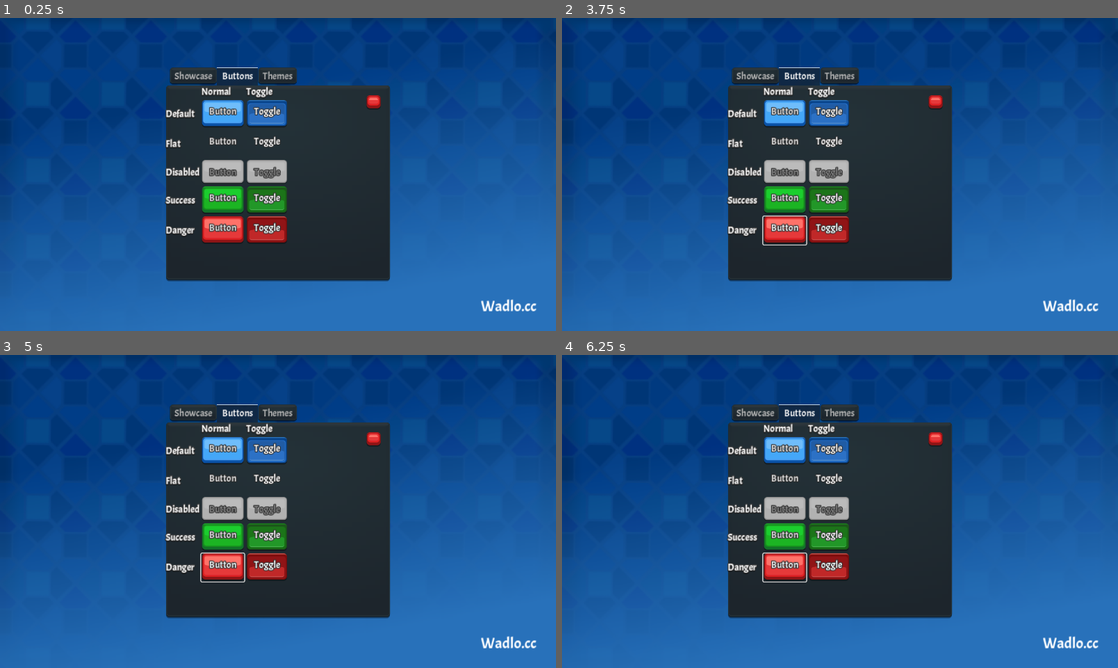
Above: before the commit, frames 1-4 (two rows, left to right).
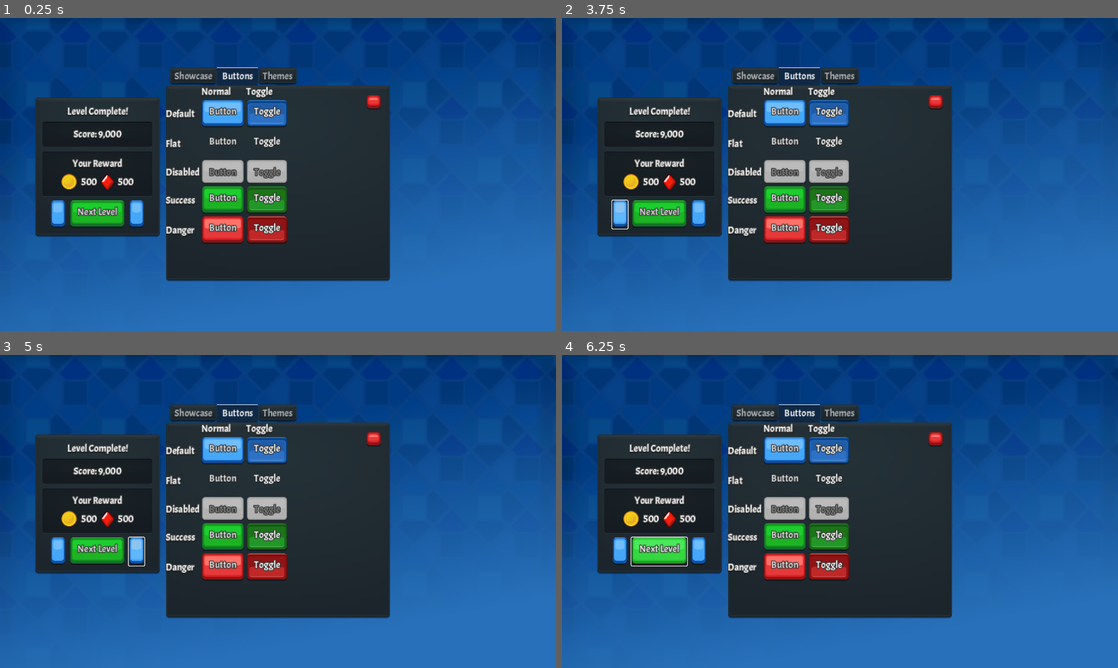
Above: after the commit, the same moments.

Repository: wadlo/Themey
Game: Godot game, scene res://example-scene.tscn
Two runs of this game, one before a commit and one after it. Both use one fixed random seed, a clock stepped at 60 frames per second and the inputs below.
Inputs (mouse positions are in pixels of both pictures, inside the frame that each line leads up to):
- Up to frame 1 (0.25 s): no input
- Up to frame 2 (3.75 s): click "Button" at 0.5 s; click "Button" at 1.25 s; click "Button" at 2 s; click "Button" at 2.75 s; click (617, 215) at 3.52 s
- Up to frame 3 (5 s): click (139, 552) at 4.27 s
- Up to frame 4 (6.25 s): click (656, 552) at 5 s, where only the run after the commit has a clickable "Next Level"; click (656, 552) at 5.75 s, where only the run after the commit has a clickable "Next Level"

The runs differ from the first frame. In frame 1, 10% of the frame differs, in the area x 6-97%, y 25-94%; in frame 2, 10%; in frame 3, 10%; in frame 4, 10%.

Commit message:
First pass on "Level complete" screen

Diff:
--- a/example-scene.tscn
+++ b/example-scene.tscn
@@ -1,9 +1,11 @@
-[gd_scene load_steps=6 format=3 uid="uid://qxg03et7qjqr"]
+[gd_scene load_steps=8 format=3 uid="uid://qxg03et7qjqr"]
 
 [ext_resource type="Theme" uid="uid://c42r8558dvmyi" path="res://themes/clashy/clashy.tres" id="1_g367q"]
 [ext_resource type="Texture2D" uid="uid://cxlcmxh70utbx" path="res://themes/clashy/graphics/background.png" id="2_s3qpa"]
 [ext_resource type="Texture2D" uid="uid://mta7kf22opvb" path="res://themes/clashy/graphics/black-fade-outline.svg" id="3_f6ykc"]
 [ext_resource type="Texture2D" uid="uid://d1x5oc5fssc3w" path="res://example_scene/graphics/upward_fade.svg" id="4_b4ixp"]
+[ext_resource type="Texture2D" uid="uid://d040604pwh8w5" path="res://themes/clashy/graphics/coin.svg" id="5_iuwhk"]
+[ext_resource type="Texture2D" uid="uid://d388p8y56v4ip" path="res://themes/clashy/graphics/gem.svg" id="6_6h4kp"]
 
 [sub_resource type="StyleBoxEmpty" id="StyleBoxEmpty_mpbc6"]
 
@@ -68,6 +70,7 @@
 clip_tabs = false
 
 [node name="Showcase" type="Panel" parent="CanvasLayer/Control/PanelContainer"]
+visible = false
 custom_minimum_size = Vector2(200, 200)
 layout_mode = 2
 
@@ -130,7 +133,6 @@
 text = "Danger Toggle"
 
 [node name="Buttons" type="Panel" parent="CanvasLayer/Control/PanelContainer"]
-visible = false
 custom_minimum_size = Vector2(200, 200)
 layout_mode = 2
 
@@ -267,16 +269,88 @@
 layout_mode = 2
 text = "Clashy"
 
-[node name="RichTextLabel" type="RichTextLabel" parent="CanvasLayer/Control"]
-layout_mode = 1
-anchors_preset = 3
-anchor_left = 1.0
-anchor_top = 1.0
-anchor_right = 1.0
-anchor_bottom = 1.0
-offset_left = -156.0
-offset_top = -73.0
-grow_horizontal = 0
-grow_vertical = 0
-theme_override_font_sizes/normal_font_size = 32
-text = "Wadlo.cc"
+[node name="Panel" type="Panel" parent="CanvasLayer/Control"]
+layout_mode = 0
+offset_left = 72.0
+offset_top = 164.0
+offset_right = 332.0
+offset_bottom = 454.0
+
+[node name="MarginContainer" type="MarginContainer" parent="CanvasLayer/Control/Panel"]
+layout_mode = 1
+anchors_preset = 15
+anchor_right = 1.0
+anchor_bottom = 1.0
+grow_horizontal = 2
+grow_vertical = 2
+
+[node name="VBoxContainer" type="VBoxContainer" parent="CanvasLayer/Control/Panel/MarginContainer"]
+layout_mode = 2
+
+[node name="Label" type="Label" parent="CanvasLayer/Control/Panel/MarginContainer/VBoxContainer"]
+layout_mode = 2
+text = "Level Complete!"
+horizontal_alignment = 1
+
+[node name="Panel" type="PanelContainer" parent="CanvasLayer/Control/Panel/MarginContainer/VBoxContainer"]
+layout_mode = 2
+theme_type_variation = &"PanelEmbedded"
+
+[node name="Label2" type="Label" parent="CanvasLayer/Control/Panel/MarginContainer/VBoxContainer/Panel"]
+layout_mode = 2
+text = "Score: 9,000"
+horizontal_alignment = 1
+
+[node name="Panel4" type="PanelContainer" parent="CanvasLayer/Control/Panel/MarginContainer/VBoxContainer"]
+layout_mode = 2
+theme_type_variation = &"PanelEmbedded"
+
+[node name="VBoxContainer" type="VBoxContainer" parent="CanvasLayer/Control/Panel/MarginContainer/VBoxContainer/Panel4"]
+layout_mode = 2
+
+[node name="Label2" type="Label" parent="CanvasLayer/Control/Panel/MarginContainer/VBoxContainer/Panel4/VBoxContainer"]
+layout_mode = 2
+text = "Your Reward"
+horizontal_alignment = 1
+autowrap_mode = 2
+
+[node name="HBoxContainer" type="HBoxContainer" parent="CanvasLayer/Control/Panel/MarginContainer/VBoxContainer/Panel4/VBoxContainer"]
+layout_mode = 2
+alignment = 1
+
+[node name="HBoxContainer" type="HBoxContainer" parent="CanvasLayer/Control/Panel/MarginContainer/VBoxContainer/Panel4/VBoxContainer/HBoxContainer"]
+layout_mode = 2
+
+[node name="TextureRect" type="TextureRect" parent="CanvasLayer/Control/Panel/MarginContainer/VBoxContainer/Panel4/VBoxContainer/HBoxContainer/HBoxContainer"]
+layout_mode = 2
+texture = ExtResource("5_iuwhk")
+
+[node name="Label" type="Label" parent="CanvasLayer/Control/Panel/MarginContainer/VBoxContainer/Panel4/VBoxContainer/HBoxContainer/HBoxContainer"]
+layout_mode = 2
+text = "500"
+
+[node name="HBoxContainer2" type="HBoxContainer" parent="CanvasLayer/Control/Panel/MarginContainer/VBoxContainer/Panel4/VBoxContainer/HBoxContainer"]
+layout_mode = 2
+
+[node name="TextureRect" type="TextureRect" parent="CanvasLayer/Control/Panel/MarginContainer/VBoxContainer/Panel4/VBoxContainer/HBoxContainer/HBoxContainer2"]
+layout_mode = 2
+texture = ExtResource("6_6h4kp")
+
+[node name="Label" type="Label" parent="CanvasLayer/Control/Panel/MarginContainer/VBoxContainer/Panel4/VBoxContainer/HBoxContainer/HBoxContainer2"]
+layout_mode = 2
+text = "500"
+
+[node name="HBoxContainer" type="HBoxContainer" parent="CanvasLayer/Control/Panel/MarginContainer/VBoxContainer"]
+layout_mode = 2
+alignment = 1
+
+[node name="Button" type="Button" parent="CanvasLayer/Control/Panel/MarginContainer/VBoxContainer/HBoxContainer"]
+layout_mode = 2
+
+[node name="Button2" type="Button" parent="CanvasLayer/Control/Panel/MarginContainer/VBoxContainer/HBoxContainer"]
+layout_mode = 2
+theme_type_variation = &"SuccessButton"
+text = "Next Level"
+
+[node name="Button3" type="Button" parent="CanvasLayer/Control/Panel/MarginContainer/VBoxContainer/HBoxContainer"]
+layout_mode = 2
--- a/themes/clashy/clashy.tres
+++ b/themes/clashy/clashy.tres
@@ -97,6 +97,7 @@
 DangerButton/styles/hover = ExtResource("4_5o5bk")
 DangerButton/styles/normal = ExtResource("5_7gjrq")
 DangerButton/styles/pressed = ExtResource("6_n2fyu")
+HBoxContainer/constants/separation = 8
 Label/colors/font_outline_color = Color(0.262932, 0.262932, 0.262932, 1)
 Label/colors/font_shadow_color = Color(0, 0, 0, 1)
 Label/constants/outline_size = 6
@@ -105,7 +106,18 @@
 Label/constants/shadow_outline_size = 5
 Label/font_sizes/font_size = 20
 Label/fonts/font = ExtResource("2_1eokn")
+MarginContainer/constants/margin_bottom = 16
+MarginContainer/constants/margin_left = 16
+MarginContainer/constants/margin_right = 16
+MarginContainer/constants/margin_top = 16
 Panel/styles/panel = ExtResource("19_5lore")
+PanelContainer/styles/panel = ExtResource("19_5lore")
+PanelContainerEmbedded/base_type = &"PanelContainer"
+PanelContainerEmbedded/styles/panel = ExtResource("20_dco20")
+PanelContainerEmbeddedLight/base_type = &"PanelContainer"
+PanelContainerEmbeddedLight/styles/panel = ExtResource("22_q1gtm")
+PanelContainerLight/base_type = &"PanelContainer"
+PanelContainerLight/styles/panel = ExtResource("20_ifjm7")
 PanelEmbedded/base_type = &"Panel"
 PanelEmbedded/styles/panel = ExtResource("20_dco20")
 PanelLight/base_type = &"Panel"
@@ -118,3 +130,4 @@
 SuccessButton/styles/pressed = ExtResource("11_17f1f")
 TabContainer/styles/panel = ExtResource("20_dco20")
 TabContainer/styles/tab_unselected = SubResource("StyleBoxTexture_ml68f")
+VBoxContainer/constants/separation = 8
--- /dev/null
+++ b/themes/clashy/graphics/coin.svg
@@ -0,0 +1,110 @@
+<?xml version="1.0" encoding="UTF-8" standalone="no"?>
+<!-- Created with Inkscape (http://www.inkscape.org/) -->
+
+<svg
+   width="8.6192627mm"
+   height="8.6192598mm"
+   viewBox="0 0 8.6192629 8.6192598"
+   version="1.1"
+   id="svg1"
+   inkscape:version="1.2.2 (732a01da63, 2022-12-09)"
+   sodipodi:docname="graphics.svg"
+   xml:space="preserve"
+   xmlns:inkscape="http://www.inkscape.org/namespaces/inkscape"
+   xmlns:sodipodi="http://sodipodi.sourceforge.net/DTD/sodipodi-0.dtd"
+   xmlns:xlink="http://www.w3.org/1999/xlink"
+   xmlns="http://www.w3.org/2000/svg"
+   xmlns:svg="http://www.w3.org/2000/svg"><sodipodi:namedview
+     id="namedview1"
+     pagecolor="#ffffff"
+     bordercolor="#000000"
+     borderopacity="0.25"
+     inkscape:showpageshadow="2"
+     inkscape:pageopacity="0.0"
+     inkscape:pagecheckerboard="0"
+     inkscape:deskcolor="#d1d1d1"
+     inkscape:document-units="mm"
+     inkscape:zoom="2"
+     inkscape:cx="486.25"
+     inkscape:cy="152"
+     inkscape:window-width="1920"
+     inkscape:window-height="1009"
+     inkscape:window-x="-8"
+     inkscape:window-y="-8"
+     inkscape:window-maximized="1"
+     inkscape:current-layer="layer1"
+     showgrid="false"
+     showguides="false" /><defs
+     id="defs1"><linearGradient
+       inkscape:collect="always"
+       id="linearGradient10008"><stop
+         style="stop-color:#381c00;stop-opacity:1;"
+         offset="0"
+         id="stop10004" /><stop
+         style="stop-color:#d27516;stop-opacity:1;"
+         offset="1"
+         id="stop10006" /></linearGradient><linearGradient
+       inkscape:collect="always"
+       id="linearGradient7591"><stop
+         style="stop-color:#f4d312;stop-opacity:1;"
+         offset="0"
+         id="stop7587" /><stop
+         style="stop-color:#f4d312;stop-opacity:0;"
+         offset="1"
+         id="stop7589" /></linearGradient><linearGradient
+       inkscape:collect="always"
+       xlink:href="#linearGradient7591"
+       id="linearGradient7593"
+       x1="-34.05088"
+       y1="220.69254"
+       x2="-33.887714"
+       y2="225.72839"
+       gradientUnits="userSpaceOnUse" /><filter
+       inkscape:collect="always"
+       style="color-interpolation-filters:sRGB"
+       id="filter7647"
+       x="-0.05722864"
+       y="-0.074681342"
+       width="1.1144572"
+       height="1.1493627"><feGaussianBlur
+         inkscape:collect="always"
+         stdDeviation="0.12763861"
+         id="feGaussianBlur7649" /></filter><linearGradient
+       inkscape:collect="always"
+       xlink:href="#linearGradient10008"
+       id="linearGradient10010"
+       x1="107.203"
+       y1="204.96237"
+       x2="100.80121"
+       y2="197.25238"
+       gradientUnits="userSpaceOnUse" /></defs><g
+     inkscape:label="Layer 1"
+     inkscape:groupmode="layer"
+     id="layer1"
+     transform="translate(-243.50217,-115.27169)"><g
+       id="g7666"
+       transform="matrix(0.9038995,0,0,0.9038995,153.28986,-61.708429)"><circle
+         style="fill:#e9b022;fill-opacity:1;stroke:url(#linearGradient10010);stroke-width:0.484567;stroke-linecap:round;stroke-linejoin:round;stroke-miterlimit:8.1;stroke-dasharray:none;stroke-opacity:1;paint-order:markers fill stroke;stop-color:#000000"
+         id="path5120"
+         cx="104.57129"
+         cy="200.56406"
+         r="4.5255332" /><ellipse
+         style="fill:#f4d312;fill-opacity:1;stroke:none;stroke-width:0.487969;stroke-linecap:round;stroke-linejoin:round;stroke-miterlimit:8.1;stroke-dasharray:none;stroke-opacity:1;paint-order:markers fill stroke;stop-color:#000000"
+         id="path7186"
+         cx="104.30388"
+         cy="200.58464"
+         rx="3.9546018"
+         ry="4.1603079" /><path
+         id="path7186-0-7"
+         style="fill:#e9b022;stroke-width:0.376285;stroke-linecap:round;stroke-linejoin:round;stroke-miterlimit:8.1;paint-order:markers fill stroke;stop-color:#000000"
+         d="m 107.52699,200.59564 a 3.049495,3.2081203 0 0 1 -3.04949,3.20812 3.049495,3.2081203 0 0 1 -3.0495,-3.20812 3.049495,3.2081203 0 0 1 3.0495,-3.20812 3.049495,3.2081203 0 0 1 3.04949,3.20812 z" /><path
+         id="path7186-0"
+         style="fill:#d7ac41;fill-opacity:1;stroke-width:0.376285;stroke-linecap:round;stroke-linejoin:round;stroke-miterlimit:8.1;paint-order:markers fill stroke;stop-color:#000000"
+         d="m 104.2834,197.43846 a 3.049495,3.2081203 0 0 0 -3.04943,3.20808 3.049495,3.2081203 0 0 0 3.04943,3.20807 3.049495,3.2081203 0 0 0 0.16433,-0.007 3.049495,3.2081203 0 0 1 -2.88458,-3.20135 3.049495,3.2081203 0 0 1 2.88458,-3.20188 3.049495,3.2081203 0 0 0 -0.16433,-0.006 z" /><ellipse
+         style="fill:url(#linearGradient7593);fill-opacity:1;stroke:none;stroke-width:0.485;stroke-linecap:round;stroke-linejoin:round;stroke-miterlimit:8.1;stroke-dasharray:none;stroke-opacity:1;paint-order:markers fill stroke;filter:url(#filter7647);stop-color:#000000"
+         id="path7516"
+         cx="-33.833565"
+         cy="222.67921"
+         rx="2.676393"
+         ry="2.0509317"
+         transform="rotate(-36.13393)" /></g></g></svg>
--- /dev/null
+++ b/themes/clashy/graphics/gem.svg
@@ -0,0 +1,87 @@
+<?xml version="1.0" encoding="UTF-8" standalone="no"?>
+<!-- Created with Inkscape (http://www.inkscape.org/) -->
+
+<svg
+   width="7.1804194mm"
+   height="8.1141901mm"
+   viewBox="0 0 7.1804196 8.11419"
+   version="1.1"
+   id="svg1"
+   inkscape:version="1.2.2 (732a01da63, 2022-12-09)"
+   sodipodi:docname="graphics.svg"
+   xml:space="preserve"
+   xmlns:inkscape="http://www.inkscape.org/namespaces/inkscape"
+   xmlns:sodipodi="http://sodipodi.sourceforge.net/DTD/sodipodi-0.dtd"
+   xmlns:xlink="http://www.w3.org/1999/xlink"
+   xmlns="http://www.w3.org/2000/svg"
+   xmlns:svg="http://www.w3.org/2000/svg"><sodipodi:namedview
+     id="namedview1"
+     pagecolor="#ffffff"
+     bordercolor="#000000"
+     borderopacity="0.25"
+     inkscape:showpageshadow="2"
+     inkscape:pageopacity="0.0"
+     inkscape:pagecheckerboard="0"
+     inkscape:deskcolor="#d1d1d1"
+     inkscape:document-units="mm"
+     inkscape:zoom="2"
+     inkscape:cx="486.25"
+     inkscape:cy="152"
+     inkscape:window-width="1920"
+     inkscape:window-height="1009"
+     inkscape:window-x="-8"
+     inkscape:window-y="-8"
+     inkscape:window-maximized="1"
+     inkscape:current-layer="layer1"
+     showgrid="false"
+     showguides="false" /><defs
+     id="defs1"><linearGradient
+       inkscape:collect="always"
+       id="linearGradient10000"><stop
+         style="stop-color:#350000;stop-opacity:1;"
+         offset="0"
+         id="stop9996" /><stop
+         style="stop-color:#b50000;stop-opacity:1;"
+         offset="1"
+         id="stop9998" /></linearGradient><linearGradient
+       inkscape:collect="always"
+       xlink:href="#linearGradient10000"
+       id="linearGradient10002"
+       x1="255.10399"
+       y1="117.53705"
+       x2="259.80347"
+       y2="121.84009"
+       gradientUnits="userSpaceOnUse" /></defs><g
+     inkscape:label="Layer 1"
+     inkscape:groupmode="layer"
+     id="layer1"
+     transform="translate(-254.0623,-115.51454)"><g
+       id="g10018"
+       inkscape:export-filename="themes\clashy\graphics\gem.svg"
+       inkscape:export-xdpi="96"
+       inkscape:export-ydpi="96"
+       transform="matrix(1.0662806,0,0,0.99698351,-16.852938,0.36068627)"><path
+         id="path8589-4-5"
+         style="color:#000000;fill:#fc1d0c;fill-opacity:1;stroke:url(#linearGradient10002);stroke-width:0.72;stroke-linecap:round;stroke-linejoin:round;stroke-miterlimit:8.1;stroke-dasharray:none;stroke-opacity:1;paint-order:markers fill stroke"
+         d="m 257.43553,123.28097 c 0.003,-8.6e-4 0.007,-8.6e-4 0.0118,-0.002 l -0.0347,-0.003 c 0.007,0.002 0.0152,0.003 0.0231,0.005 z m 0.0771,-0.003 c 0.0773,-0.0135 0.15211,-0.0388 0.21847,-0.0873 0.009,-0.007 0.0176,-0.0118 0.0251,-0.0201 1.1191,-1.12395 1.95916,-2.27276 2.64039,-3.34172 v -0.002 c 0.0662,-0.14857 0.0696,-0.32196 0.007,-0.47278 -0.71234,-1.08736 -1.55936,-2.20643 -2.67165,-3.38104 -0.1126,-0.0831 -0.24609,-0.11346 -0.38044,-0.11059 -0.0707,0.0176 -0.13844,0.047 -0.19982,0.0922 -1.08431,1.0882 -1.94853,2.1869 -2.67164,3.38106 -0.0618,0.15077 -0.0586,0.32424 0.007,0.47277 v 0.002 c 0.69131,1.14907 1.65678,2.1845 2.64038,3.34169 0.007,0.007 0.0152,0.0118 0.0251,0.0201 0.10045,0.0733 0.2204,0.0937 0.33957,0.10146 0.005,-8.6e-4 0.0118,-0.003 0.0191,-0.003 l -0.003,0.007 c 8.6e-4,0 0.002,3.4e-4 0.003,5.1e-4 z"
+         sodipodi:nodetypes="cccccccccccccccccccccccc" /><path
+         style="fill:#e01a0b;fill-opacity:1;stroke:none;stroke-width:0.264583px;stroke-linecap:butt;stroke-linejoin:miter;stroke-opacity:1"
+         d="m 260.19612,119.59143 -1.0914,-0.009 c 0,0 -0.35553,-0.78548 -0.66146,-1.13274 -0.30592,-0.34727 -0.97565,-0.93431 -0.97565,-0.93431 l -0.0268,-1.56795 c 0.2964,0.0219 0.84643,0.75463 1.55683,1.65063 0.70478,0.88892 1.28984,1.63711 1.36425,1.89342 z"
+         id="path8704-6"
+         sodipodi:nodetypes="ccsccscc" /><path
+         style="fill:#ffe6e4;fill-opacity:0.901961;stroke:none;stroke-width:0.264583px;stroke-linecap:butt;stroke-linejoin:miter;stroke-opacity:1"
+         d="m 254.65218,119.60461 1.0914,-0.009 c 0,0 0.35553,-0.78548 0.66146,-1.13274 0.30592,-0.34727 0.97565,-0.93431 0.97565,-0.93431 l 0.0268,-1.56795 c -0.2964,0.0219 -0.84643,0.75463 -1.55683,1.65063 -0.70478,0.88892 -1.28984,1.63711 -1.36425,1.89342 z"
+         id="path8704-6-0"
+         sodipodi:nodetypes="ccsccscc" /><path
+         style="fill:#a82015;fill-opacity:1;stroke:none;stroke-width:0.260319px;stroke-linecap:butt;stroke-linejoin:miter;stroke-opacity:1"
+         d="m 260.20251,119.66521 -1.0914,0.009 c 0,0 -0.35553,0.76037 -0.66146,1.09652 -0.30592,0.33617 -0.97565,0.90444 -0.97565,0.90444 l -0.0268,1.51782 c 0.2964,-0.0212 0.84643,-0.7305 1.55683,-1.59785 0.70478,-0.8605 1.28984,-1.58477 1.36425,-1.83289 z"
+         id="path8704-6-2"
+         sodipodi:nodetypes="ccsccscc" /><path
+         style="fill:#e01a0b;fill-opacity:1;stroke:none;stroke-width:0.260319px;stroke-linecap:butt;stroke-linejoin:miter;stroke-opacity:1"
+         d="m 254.65857,119.65245 1.0914,0.009 c 0,0 0.35553,0.76037 0.66146,1.09653 0.30592,0.33616 0.97565,0.90443 0.97565,0.90443 l 0.0268,1.51782 c -0.2964,-0.0212 -0.84643,-0.7305 -1.55683,-1.59785 -0.70478,-0.8605 -1.28984,-1.58477 -1.36425,-1.83289 z"
+         id="path8704-6-0-2"
+         sodipodi:nodetypes="ccsccscc" /><path
+         id="path8589-4"
+         style="color:#000000;fill:#fc1d0c;fill-opacity:1;stroke:none;stroke-width:0.248675;stroke-linecap:round;stroke-linejoin:round;stroke-miterlimit:8.1;stroke-dasharray:none;stroke-opacity:1;paint-order:markers fill stroke"
+         d="m 257.46128,121.81914 c 0.002,-5.8e-4 0.004,-5.8e-4 0.007,-8.5e-4 l -0.0206,-0.002 c 0.004,8.6e-4 0.009,0.002 0.0137,0.003 z m 0.0457,-0.002 c 0.0458,-0.008 0.0901,-0.023 0.1294,-0.0517 0.005,-0.004 0.0104,-0.007 0.0149,-0.0119 0.66284,-0.66572 1.16041,-1.34616 1.5639,-1.97931 v -8.5e-4 c 0.0392,-0.088 0.0412,-0.1907 0.004,-0.28003 -0.42192,-0.64405 -0.92361,-1.30687 -1.58242,-2.0026 -0.0667,-0.0492 -0.14576,-0.0672 -0.22534,-0.0655 -0.0419,0.0104 -0.082,0.0278 -0.11835,0.0546 -0.64224,0.64454 -1.15412,1.2953 -1.58242,2.00261 -0.0366,0.0893 -0.0347,0.19205 0.004,0.28002 v 8.6e-4 c 0.40946,0.6806 0.98131,1.29388 1.5639,1.97929 0.004,0.004 0.009,0.007 0.0149,0.0119 0.0595,0.0434 0.13055,0.0555 0.20113,0.0601 0.003,-5.7e-4 0.007,-0.002 0.0113,-0.002 l -0.002,0.004 c 5.7e-4,0 8.5e-4,2e-4 0.002,3e-4 z"
+         sodipodi:nodetypes="cccccccccccccccccccccccc" /></g></g></svg>
--- a/themes/clashy/graphics/panel-embedded.svg
+++ b/themes/clashy/graphics/panel-embedded.svg
@@ -3,69 +3,36 @@
 
 <svg
    width="17.075077mm"
-   height="16.291332mm"
-   viewBox="0 0 17.075077 16.291332"
+   height="16.291334mm"
+   viewBox="0 0 17.075077 16.291334"
    version="1.1"
    id="svg1"
-   inkscape:version="1.3 (0e150ed6c4, 2023-07-21)"
-   sodipodi:docname="graphics.svg"
    xml:space="preserve"
-   xmlns:inkscape="http://www.inkscape.org/namespaces/inkscape"
-   xmlns:sodipodi="http://sodipodi.sourceforge.net/DTD/sodipodi-0.dtd"
    xmlns:xlink="http://www.w3.org/1999/xlink"
    xmlns="http://www.w3.org/2000/svg"
-   xmlns:svg="http://www.w3.org/2000/svg"><sodipodi:namedview
-     id="namedview1"
-     pagecolor="#ffffff"
-     bordercolor="#000000"
-     borderopacity="0.25"
-     inkscape:showpageshadow="2"
-     inkscape:pageopacity="0.0"
-     inkscape:pagecheckerboard="0"
-     inkscape:deskcolor="#d1d1d1"
-     inkscape:document-units="mm"
-     inkscape:zoom="1.2054103"
-     inkscape:cx="126.09814"
-     inkscape:cy="-5.8071512"
-     inkscape:window-width="1920"
-     inkscape:window-height="991"
-     inkscape:window-x="-9"
-     inkscape:window-y="-9"
-     inkscape:window-maximized="1"
-     inkscape:current-layer="layer1"><inkscape:page
-       x="-5.1064859e-08"
-       y="1.0839036e-06"
-       width="17.075077"
-       height="16.291332"
-       id="page1"
-       margin="0"
-       bleed="0" /></sodipodi:namedview><defs
+   xmlns:svg="http://www.w3.org/2000/svg"><defs
      id="defs1"><linearGradient
-       id="linearGradient66"
-       inkscape:collect="always"><stop
+       id="linearGradient66"><stop
          style="stop-color:#384d57;stop-opacity:1;"
          offset="0"
          id="stop65" /><stop
          style="stop-color:#3e5960;stop-opacity:1;"
          offset="1"
          id="stop66" /></linearGradient><linearGradient
-       id="linearGradient64"
-       inkscape:collect="always"><stop
+       id="linearGradient64"><stop
          style="stop-color:#141a1f;stop-opacity:1;"
          offset="0"
          id="stop63" /><stop
          style="stop-color:#0c0e13;stop-opacity:1;"
          offset="1"
          id="stop64" /></linearGradient><linearGradient
-       id="linearGradient62"
-       inkscape:collect="always"><stop
-         style="stop-color:#1e292f;stop-opacity:1;"
+       id="linearGradient62"><stop
+         style="stop-color:#192226;stop-opacity:1;"
          offset="0"
          id="stop61" /><stop
-         style="stop-color:#12171c;stop-opacity:1;"
+         style="stop-color:#151b21;stop-opacity:1;"
          offset="1"
          id="stop62" /></linearGradient><radialGradient
-       inkscape:collect="always"
        xlink:href="#linearGradient62"
        id="radialGradient15-6"
        cx="150.73518"
@@ -75,7 +42,6 @@
        r="9.1385813"
        gradientTransform="matrix(1.7227424,0.01665946,-0.01048924,1.1107792,-108.13302,-10.830354)"
        gradientUnits="userSpaceOnUse" /><radialGradient
-       inkscape:collect="always"
        xlink:href="#linearGradient64"
        id="radialGradient15-6-0"
        cx="150.73518"
@@ -85,7 +51,6 @@
        r="9.1385813"
        gradientTransform="matrix(1.665954,0.01591096,-0.01014347,1.0608722,-113.17266,58.141368)"
        gradientUnits="userSpaceOnUse" /><radialGradient
-       inkscape:collect="always"
        xlink:href="#linearGradient66"
        id="radialGradient15-6-7"
        cx="150.73518"
@@ -95,8 +60,6 @@
        r="9.1385813"
        gradientTransform="matrix(1.6614822,0.01596138,-0.01011625,1.0642339,-112.50233,58.344574)"
        gradientUnits="userSpaceOnUse" /></defs><g
-     inkscape:label="Layer 1"
-     inkscape:groupmode="layer"
      id="layer1"
      transform="translate(-128.34286,-116.84301)"><g
        id="g66"
Not shown, changed: graphics.svg
Not shown, added: themes/clashy/graphics/coin.svg.import
Not shown, added: themes/clashy/graphics/gem.svg.import
Binary file added: themes/clashy/graphics/panel-embedded.png
Not shown, added: themes/clashy/graphics/panel-embedded.png.import
